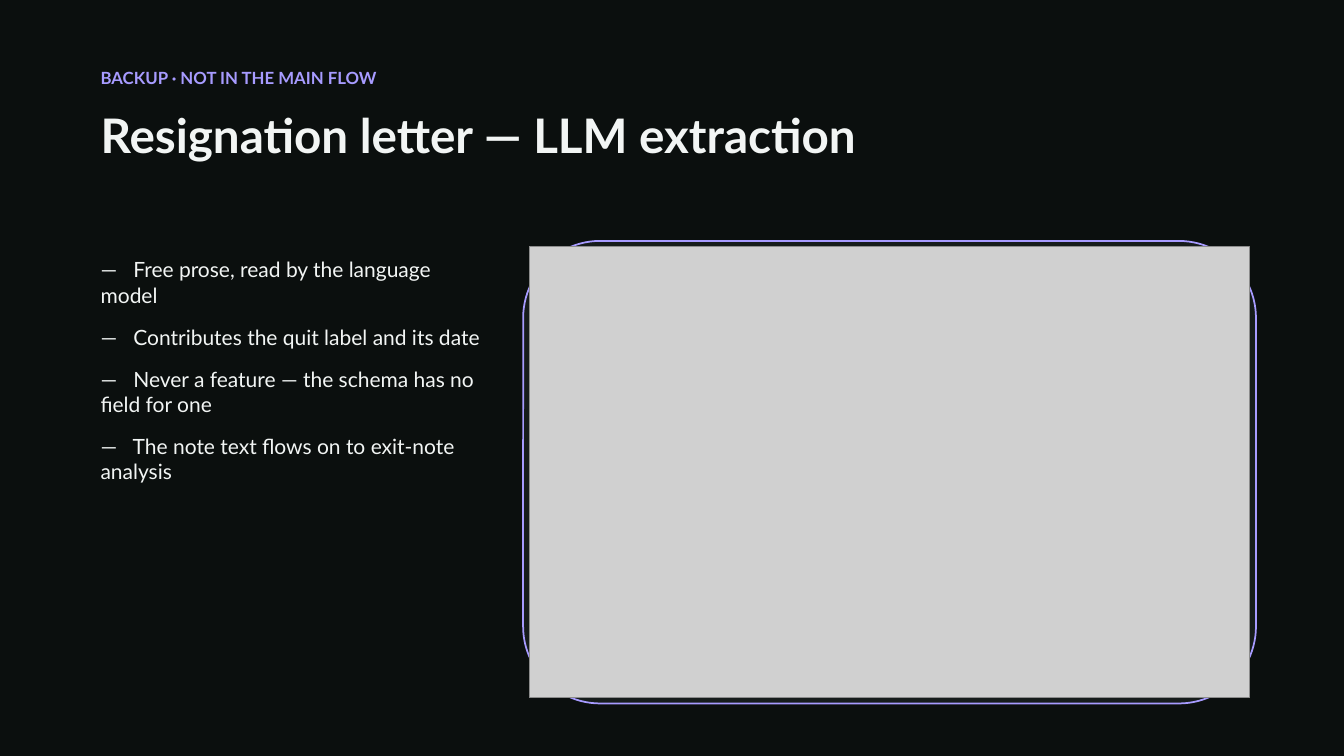
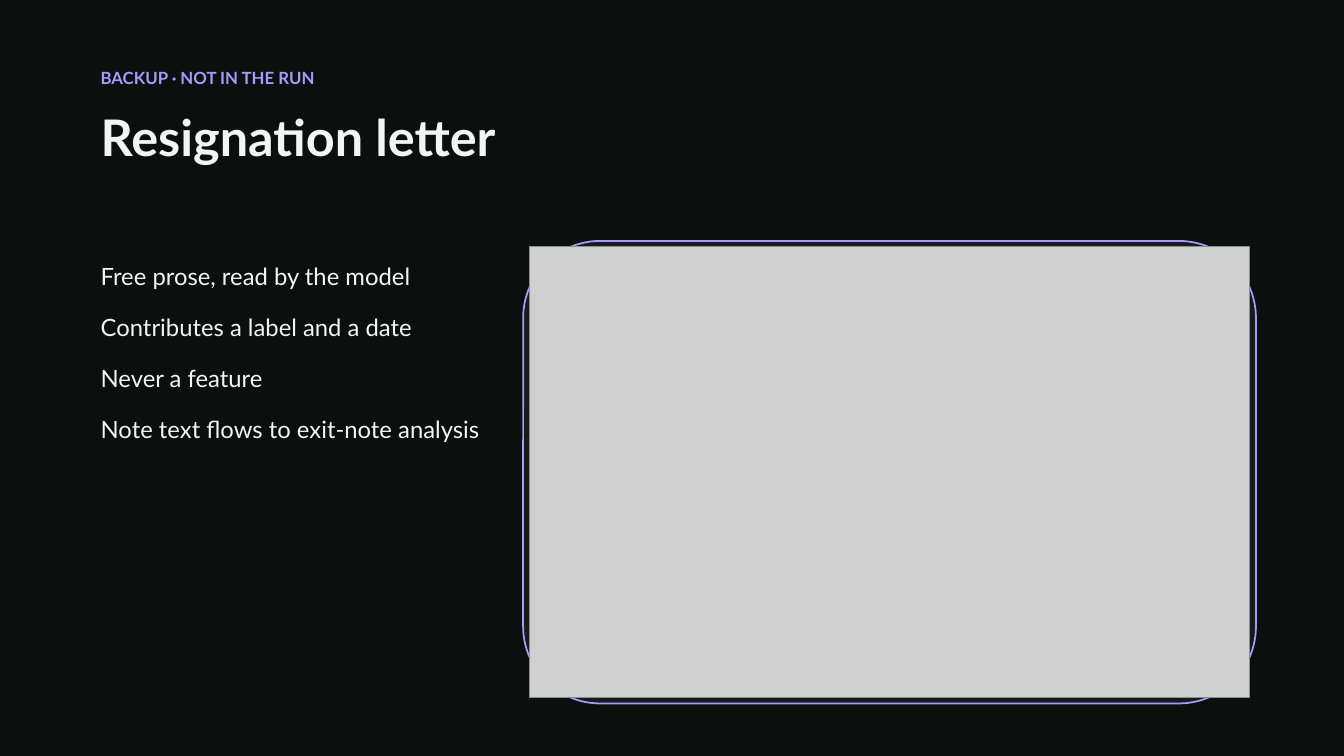
Before and after one commit to AzizKhayati1/companysim, a slide deck: slide 20 of docs/reading-the-paperwork.pptx. Drawn at 1344x756 pixels with LibreOffice and Linux fonts; fonts in the diff are those of the drawing; grey boxes stand for pictures. Boxes give left, top, right and bottom in pixels: in the first picture for what was removed or moved away, otherwise in the second. Text is boxed around its words. In the diff, an @@ line names an element or a change of style, - is before the commit and + after.

```diff
--- a/docs/reading-the-paperwork.pptx
+++ b/docs/reading-the-paperwork.pptx
@@ text at [101,71,314,84]: text changed @@
-BACKUP · NOT IN THE MAIN FLOW
+BACKUP · NOT IN THE RUN
@@ text at [101,118,495,164]: text changed; size 34 to 36 pt @@
-Resignation letter — LLM extraction
+Resignation letter
@@ text at [101,267,479,442]: text changed; size 15 to 17 pt @@
-— Free prose, read by the language model
-— Contributes the quit label and its date
-— Never a feature — the schema has no field for one
-— The note text flows on to exit-note analysis
+Free prose, read by the model
+Contributes a label and a date
+Never a feature
+Note text flows to exit-note analysis
```
Also in this commit, not shown: 28 other slides changed, 2 other files.
